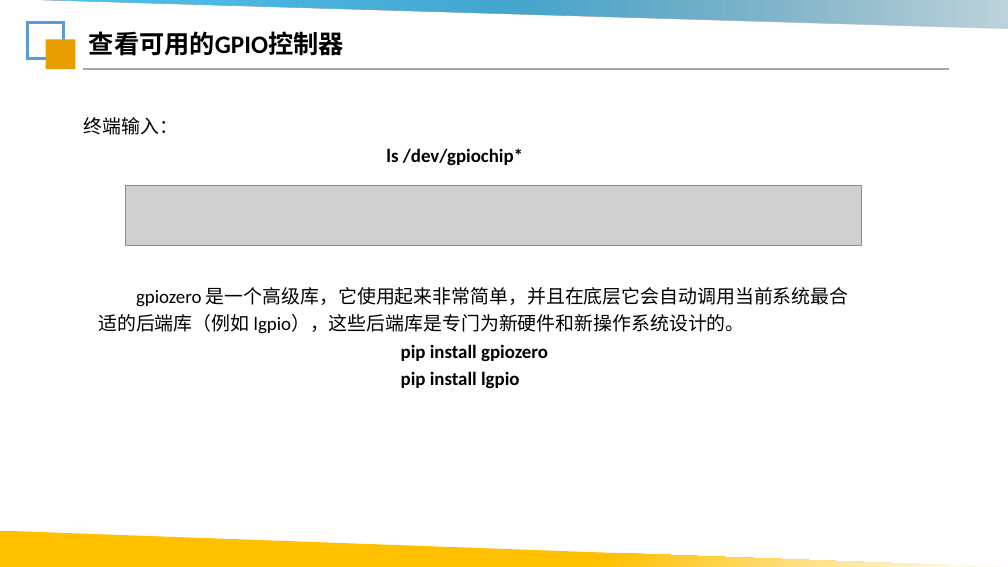
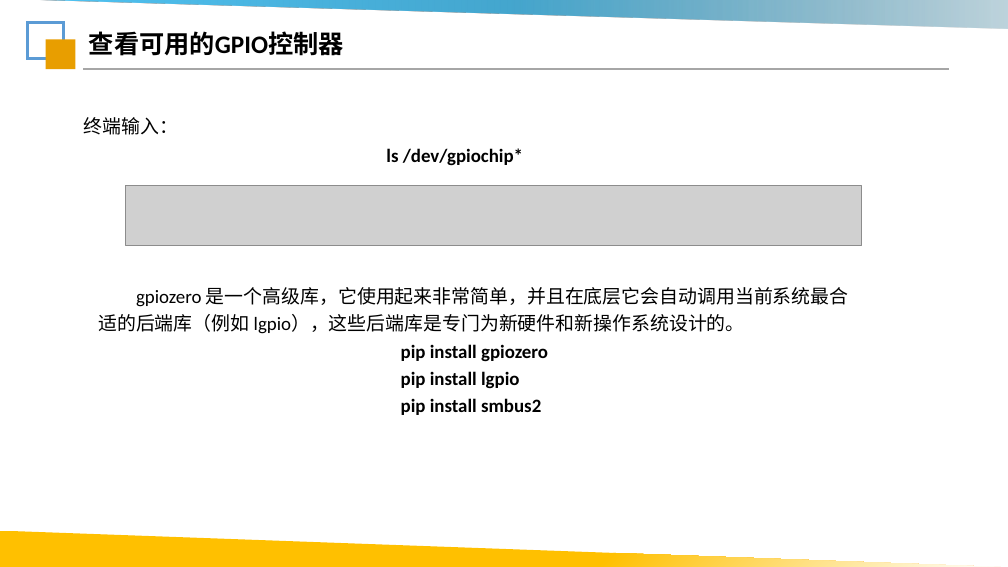
Before and after one commit to Lsnxiaoxiong/robot-course, a slide deck: slide 2 of ppt/第5课_机器人传感器.pptx. Drawn at 1008x567 pixels with LibreOffice and Linux fonts; fonts in the diff are those of the drawing; grey boxes stand for pictures; background and template pictures are left out. Boxes give left, top, right and bottom in pixels: in the first picture for what was removed or moved away, otherwise in the second. Text is boxed around its words. In the diff, an @@ line names an element or a change of style, - is before the commit and + after.

```diff
--- a/ppt/第5课_机器人传感器.pptx
+++ b/ppt/第5课_机器人传感器.pptx
@@ text at (401, 398, 541, 415): paragraph added @@
+              pip install smbus2
```
Also in this commit, not shown: 3 other files.
